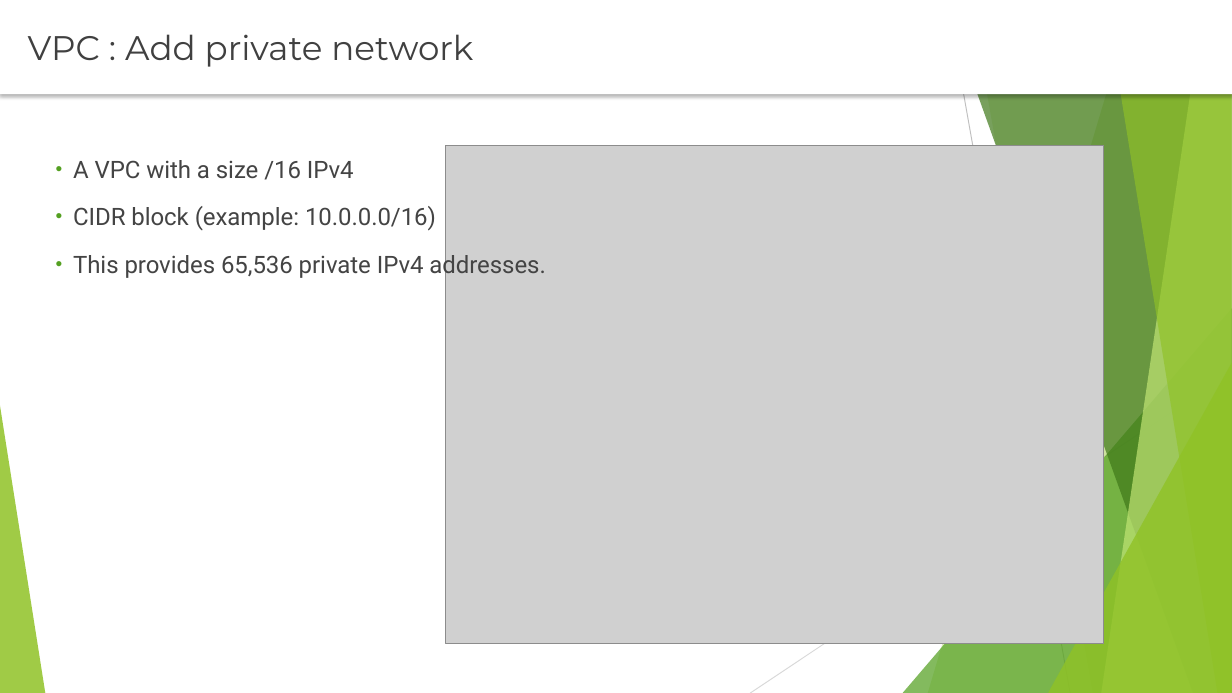
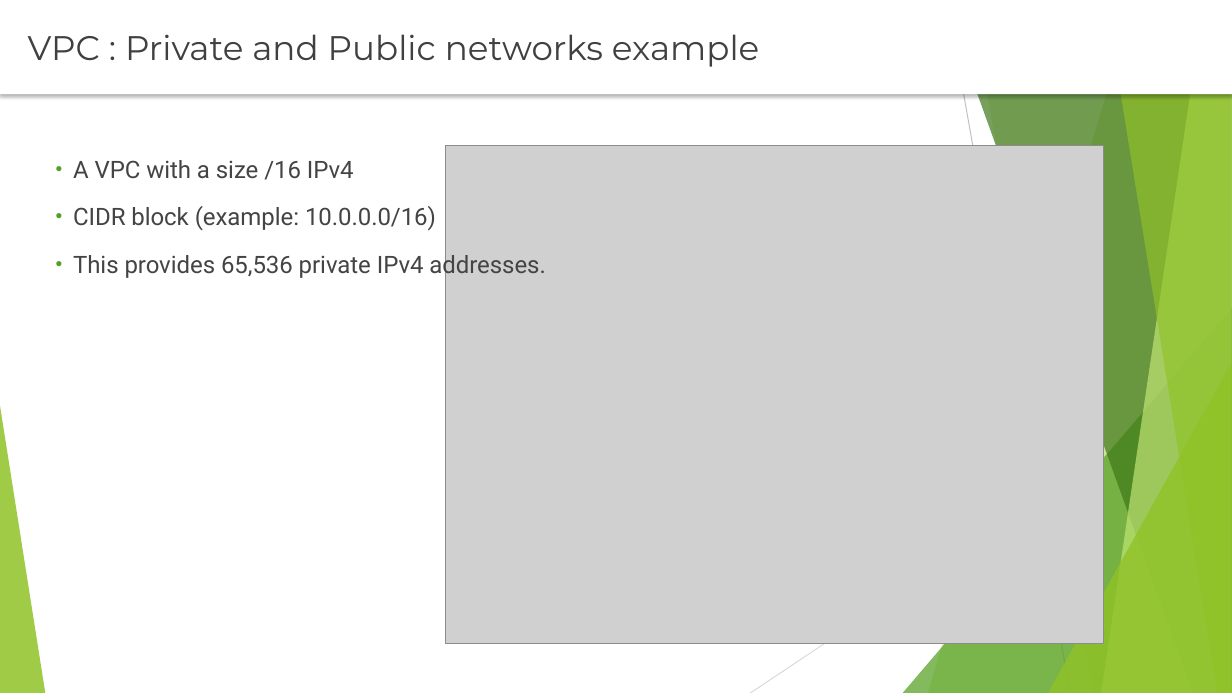
Before and after one commit to rusergei2010/AWSCourse2019, a slide deck: slide 10 of Lecture_5_VPC/vpc.pptx (slide 5 before the commit). Drawn at 1232x693 pixels with LibreOffice and Linux fonts; fonts in the diff are those of the drawing; grey boxes stand for pictures. Boxes give left, top, right and bottom in pixels: in the first picture for what was removed or moved away, otherwise in the second. Text is boxed around its words. In the diff, an @@ line names an element or a change of style, - is before the commit and + after.

```diff
--- a/Lecture_5_VPC/vpc.pptx
+++ b/Lecture_5_VPC/vpc.pptx
@@ text at (28, 34, 759, 67): text changed @@
-VPC : Add private network
+VPC : Private and Public networks example
```
Also in this commit, not shown: 4 other slides changed, 4 slides added, 14 other files.
